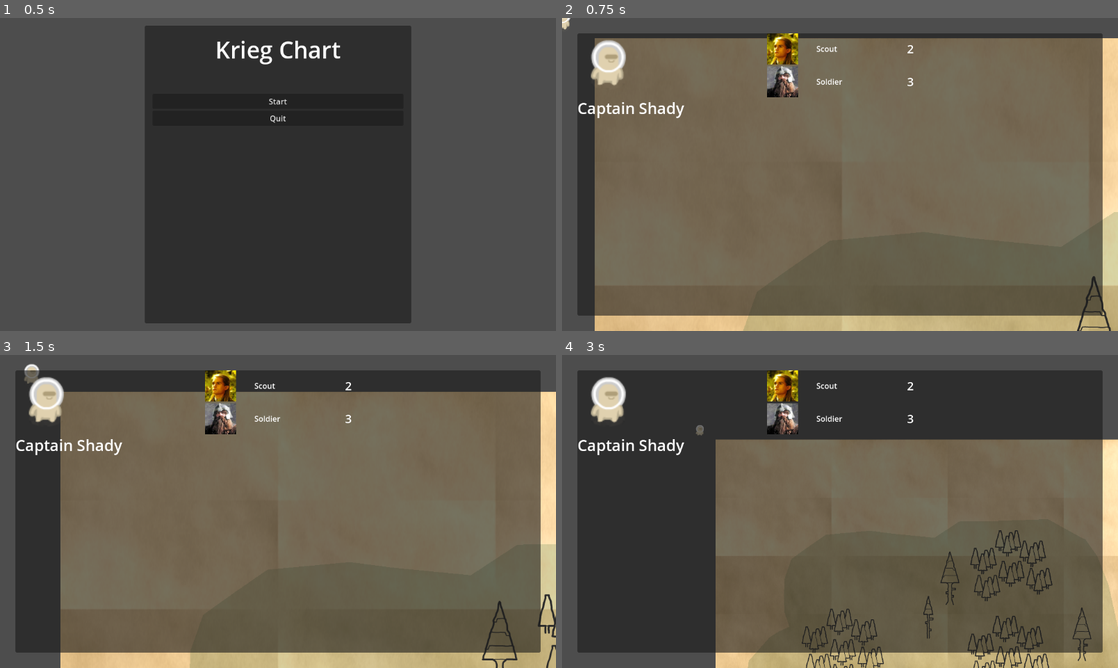
Above: before the commit, frames 1-4 (two rows, left to right).
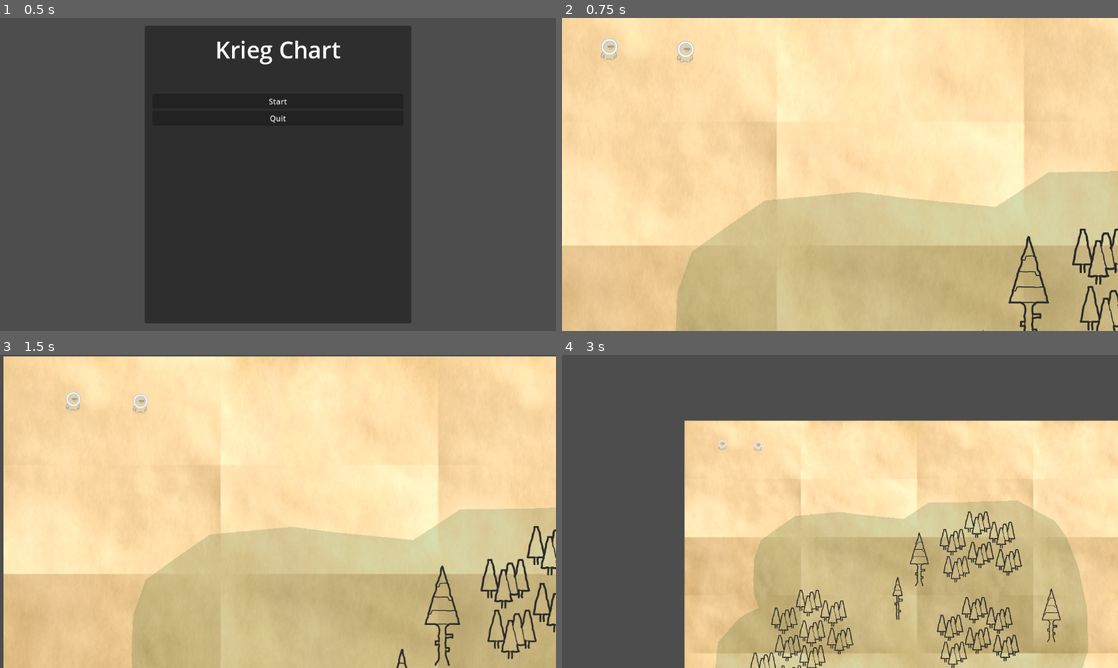
Above: after the commit, the same moments.

Repository: VAIVS/SD.Godot.ChartKrieg
Game: Godot game, scene res://UI/StartMenu/start_menu.tscn
Same seed, same stepped clock (60 frames per second), same inputs: the game is played once before the commit and once after it.
Inputs (mouse positions are in pixels of both pictures, inside the frame that each line leads up to):
- Up to frame 1 (0.5 s): no input
- Up to frame 2 (0.75 s): click "Start" at 0.5 s
- Up to frame 3 (1.5 s): tap Enter at 1.25 s; move the mouse to (400, 495) at 1.27 s; hold Right (ui_right) from 1.28 s (still down); hold Mouse wheel up (zoom_in) from 1.28 s (still down); click (400, 495) at 1.42 s
- Up to frame 4 (3 s): move the mouse to (728, 527) at 2.02 s; release Right (ui_right) at 2.03 s; release Mouse wheel up (zoom_in) at 2.03 s; hold Down (ui_down) 2.03-2.78 s; tap Mouse wheel down (zoom_out) at 2.1 s; click (728, 527) at 2.17 s; move the mouse to (895, 442) at 2.77 s; hold Right (ui_right) from 2.78 s (still down); hold Mouse wheel up (zoom_in) from 2.78 s (still down); click (895, 442) at 2.92 s

Frame 1 is identical in both runs. In frame 2, 94% of the frame differs, in the area x 0-100%, y 0-100%; in frame 3, 93%; in frame 4, 88%.

Commit message:
Add a simple start menu. Add army selection highlight. Add mouse army selection. Selected armies can be moved on the map by selecting the target position with the mouse.

Diff:
--- /dev/null
+++ b/Components/Map/MovementMarker/MovementMarker.gd
@@ -0,0 +1,6 @@
+extends Node2D
+class_name MovementMarker
+
+func _on_area_2d_body_entered(_body: Node2D) -> void:
+	# currently only the armies will only be able to collide with this map control
+	queue_free()
--- /dev/null
+++ b/Components/Map/MovementMarker/MovementMarker.tscn
@@ -0,0 +1,66 @@
+[gd_scene load_steps=7 format=3 uid="uid://cl8tcx012hwn6"]
+
+[ext_resource type="Script" path="res://Components/Map/MovementMarker/MovementMarker.gd" id="1_tuofx"]
+[ext_resource type="Texture2D" uid="uid://c5jb1dd8ffh4i" path="res://Assets/Map/elements/navigation_s.png" id="1_y0p62"]
+
+[sub_resource type="CircleShape2D" id="CircleShape2D_0vww3"]
+
+[sub_resource type="Animation" id="Animation_34v6d"]
+length = 0.001
+tracks/0/type = "value"
+tracks/0/imported = false
+tracks/0/enabled = true
+tracks/0/path = NodePath("Sprite2D:position")
+tracks/0/interp = 1
+tracks/0/loop_wrap = true
+tracks/0/keys = {
+"times": PackedFloat32Array(0),
+"transitions": PackedFloat32Array(1),
+"update": 0,
+"values": [Vector2(0, 0)]
+}
+
+[sub_resource type="Animation" id="Animation_l7ve3"]
+resource_name = "default"
+loop_mode = 1
+tracks/0/type = "value"
+tracks/0/imported = false
+tracks/0/enabled = true
+tracks/0/path = NodePath("Sprite2D:position")
+tracks/0/interp = 2
+tracks/0/loop_wrap = true
+tracks/0/keys = {
+"times": PackedFloat32Array(0, 0.5),
+"transitions": PackedFloat32Array(1, 1),
+"update": 0,
+"values": [Vector2(0, -22), Vector2(0, -70)]
+}
+
+[sub_resource type="AnimationLibrary" id="AnimationLibrary_6po03"]
+_data = {
+"RESET": SubResource("Animation_34v6d"),
+"default": SubResource("Animation_l7ve3")
+}
+
+[node name="MovementMarker" type="Node2D"]
+script = ExtResource("1_tuofx")
+
+[node name="Sprite2D" type="Sprite2D" parent="."]
+scale = Vector2(2, 2)
+texture = ExtResource("1_y0p62")
+
+[node name="Area2D" type="Area2D" parent="Sprite2D"]
+scale = Vector2(0.5, 0.5)
+collision_layer = 2
+
+[node name="CollisionShape2D" type="CollisionShape2D" parent="Sprite2D/Area2D"]
+position = Vector2(0, 13)
+shape = SubResource("CircleShape2D_0vww3")
+
+[node name="AnimationPlayer" type="AnimationPlayer" parent="."]
+libraries = {
+"": SubResource("AnimationLibrary_6po03")
+}
+autoplay = "default"
+
+[connection signal="body_entered" from="Sprite2D/Area2D" to="." method="_on_area_2d_body_entered"]
--- /dev/null
+++ b/Components/Map/SelectedArmyMarker/selected_army_marker.tscn
@@ -0,0 +1,139 @@
+[gd_scene load_steps=5 format=3 uid="uid://in8ejjeiyfls"]
+
+[ext_resource type="Texture2D" uid="uid://duhiqllogwit3" path="res://Assets/Map/elements/pointer_i.png" id="2_4xwex"]
+
+[sub_resource type="Animation" id="Animation_70u1y"]
+resource_name = "default"
+loop_mode = 1
+tracks/0/type = "value"
+tracks/0/imported = false
+tracks/0/enabled = true
+tracks/0/path = NodePath("Tl:position")
+tracks/0/interp = 2
+tracks/0/loop_wrap = true
+tracks/0/keys = {
+"times": PackedFloat32Array(0, 0.5),
+"transitions": PackedFloat32Array(1, 1),
+"update": 0,
+"values": [Vector2(-32, -32), Vector2(-40, -40)]
+}
+tracks/1/type = "value"
+tracks/1/imported = false
+tracks/1/enabled = true
+tracks/1/path = NodePath("TR:position")
+tracks/1/interp = 2
+tracks/1/loop_wrap = true
+tracks/1/keys = {
+"times": PackedFloat32Array(0, 0.5),
+"transitions": PackedFloat32Array(1, 1),
+"update": 0,
+"values": [Vector2(32, -32), Vector2(40, -40)]
+}
+tracks/2/type = "value"
+tracks/2/imported = false
+tracks/2/enabled = true
+tracks/2/path = NodePath("BR:position")
+tracks/2/interp = 2
+tracks/2/loop_wrap = true
+tracks/2/keys = {
+"times": PackedFloat32Array(0, 0.5),
+"transitions": PackedFloat32Array(1, 1),
+"update": 0,
+"values": [Vector2(32, 32), Vector2(40, 40)]
+}
+tracks/3/type = "value"
+tracks/3/imported = false
+tracks/3/enabled = true
+tracks/3/path = NodePath("BL:position")
+tracks/3/interp = 2
+tracks/3/loop_wrap = true
+tracks/3/keys = {
+"times": PackedFloat32Array(0, 0.5),
+"transitions": PackedFloat32Array(1, 1),
+"update": 0,
+"values": [Vector2(-32, 32), Vector2(-40, 40)]
+}
+
+[sub_resource type="Animation" id="Animation_a8h63"]
+length = 0.001
+tracks/0/type = "value"
+tracks/0/imported = false
+tracks/0/enabled = true
+tracks/0/path = NodePath("Tl:position")
+tracks/0/interp = 1
+tracks/0/loop_wrap = true
+tracks/0/keys = {
+"times": PackedFloat32Array(0),
+"transitions": PackedFloat32Array(1),
+"update": 0,
+"values": [Vector2(-32, -32)]
+}
+tracks/1/type = "value"
+tracks/1/imported = false
+tracks/1/enabled = true
+tracks/1/path = NodePath("TR:position")
+tracks/1/interp = 1
+tracks/1/loop_wrap = true
+tracks/1/keys = {
+"times": PackedFloat32Array(0),
+"transitions": PackedFloat32Array(1),
+"update": 0,
+"values": [Vector2(32, -32)]
+}
+tracks/2/type = "value"
+tracks/2/imported = false
+tracks/2/enabled = true
+tracks/2/path = NodePath("BR:position")
+tracks/2/interp = 1
+tracks/2/loop_wrap = true
+tracks/2/keys = {
+"times": PackedFloat32Array(0),
+"transitions": PackedFloat32Array(1),
+"update": 0,
+"values": [Vector2(32, 32)]
+}
+tracks/3/type = "value"
+tracks/3/imported = false
+tracks/3/enabled = true
+tracks/3/path = NodePath("BL:position")
+tracks/3/interp = 1
+tracks/3/loop_wrap = true
+tracks/3/keys = {
+"times": PackedFloat32Array(0),
+"transitions": PackedFloat32Array(1),
+"update": 0,
+"values": [Vector2(-32, 32)]
+}
+
+[sub_resource type="AnimationLibrary" id="AnimationLibrary_5jlg1"]
+_data = {
+"RESET": SubResource("Animation_a8h63"),
+"default": SubResource("Animation_70u1y")
+}
+
+[node name="SelectedArmyMarker" type="Node2D"]
+
+[node name="Tl" type="Sprite2D" parent="."]
+position = Vector2(-32, -32)
+texture = ExtResource("2_4xwex")
+
+[node name="TR" type="Sprite2D" parent="."]
+position = Vector2(32, -32)
+rotation = 1.5708
+texture = ExtResource("2_4xwex")
+
+[node name="BR" type="Sprite2D" parent="."]
+position = Vector2(32, 32)
+rotation = 3.14159
+texture = ExtResource("2_4xwex")
+
+[node name="BL" type="Sprite2D" parent="."]
+position = Vector2(-32, 32)
+rotation = -1.5708
+texture = ExtResource("2_4xwex")
+
+[node name="AnimationPlayer" type="AnimationPlayer" parent="."]
+libraries = {
+"": SubResource("AnimationLibrary_5jlg1")
+}
+autoplay = "default"
--- a/Components/Map/WorldMap/TerrainGenerator.gd
+++ b/Components/Map/WorldMap/TerrainGenerator.gd
@@ -15,13 +15,13 @@
 	for w in MAP_SIZE_WIDHT:
 		for h in MAP_SIZE_HEIGHT:
 			instantiate_map_tile(Vector2(w*MAP_TILE_SIZE,h*MAP_TILE_SIZE))
-			print("Set for H: %s  W: %s" % [w,h])
+			#print("Set for H: %s  W: %s" % [w,h])
 
-	print("Finish Map Terrain")
+	#print("Finish Map Terrain")
 	get_parent().start_baking()
 
 func instantiate_map_tile(pos:Vector2) -> void:
-	print(pos)
+	#print(pos)
 	var instance := terrain_presets.pick_random().instantiate() as Node2D
 	add_child(instance)
 	instance.position = pos
--- a/Components/Map/WorldMap/world_map.gd
+++ b/Components/Map/WorldMap/world_map.gd
@@ -13,6 +13,10 @@
 @export var map_tile_size := 2048
 
 signal world_map_ready
+
+# Explicetly used for a single touch.
+# Touches which last multiple seconds still need to be implemented and defined.
+signal sig_point_touched(pos: Vector2)
 
 func _ready():
 	parent_node = self
@@ -42,3 +46,10 @@
 	NavigationServer2D.region_set_navigation_polygon(parent_node.get_region_rid(), navigation_mesh)
 	parent_node.navigation_polygon = navigation_mesh
 	world_map_ready.emit()
+
+
+
+func _on_map_outline_input_event(_viewport: Node, event: InputEvent, _shape_idx: int) -> void:
+	if event is InputEventScreenTouch:
+		if event.pressed == false:
+			sig_point_touched.emit(event.position)
--- a/Components/Map/WorldMap/world_map.tscn
+++ b/Components/Map/WorldMap/world_map.tscn
@@ -19,3 +19,5 @@
 terrain_presets = Array[PackedScene]([ExtResource("3_u7aun"), ExtResource("4_j4045")])
 
 [node name="NavigationRegion2D" type="NavigationRegion2D" parent="Terrain"]
+
+[connection signal="input_event" from="MapOutline" to="." method="_on_map_outline_input_event"]
--- a/Components/Test/test_player.gd
+++ b/Components/Test/test_player.gd
@@ -1,11 +1,16 @@
 extends CharacterBody2D
+class_name TestPlayer
 
-class_name TestPlayer
+signal sig_army_selected(army: TestPlayer)
+signal sig_army_deselected(army: TestPlayer)
 
 @export var speed = 50
 var nav_agent: NavigationAgent2D
 @export var target_node: Node2D = null
 @export var can_mountain: bool = false
+
+@onready var selected_army_marker: Node2D = $SelectedArmyMarker
+
 
 func _ready():
 	nav_agent = $Navigation/NavigationAgent2D
@@ -23,3 +28,21 @@
 func start_navigation():
 	if target_node:
 		nav_agent.target_position = target_node.global_position
+
+
+func _on_input_event(_viewport: Node, event: InputEvent, _shape_idx: int) -> void:
+	if event is InputEventScreenTouch:
+		if event.pressed == false:
+			get_viewport().set_input_as_handled()
+			toggle_selected()
+
+# Wont emit a signal
+func reset_selected_ui() -> void:
+	selected_army_marker.visible = false
+
+func toggle_selected() -> void:
+	selected_army_marker.visible = not selected_army_marker.visible
+	if selected_army_marker.visible:
+		sig_army_selected.emit(self)
+	else:
+		sig_army_deselected.emit(self)
--- a/Components/Test/test_player.tscn
+++ b/Components/Test/test_player.tscn
@@ -1,14 +1,15 @@
-[gd_scene load_steps=4 format=3 uid="uid://gjipc6fyqt0p"]
+[gd_scene load_steps=5 format=3 uid="uid://gjipc6fyqt0p"]
 
 [ext_resource type="Texture2D" uid="uid://btfcltcyxju5d" path="res://Assets/Test/test_character.png" id="1_44w43"]
 [ext_resource type="Script" path="res://Components/Test/test_player.gd" id="1_ivlxo"]
+[ext_resource type="PackedScene" uid="uid://in8ejjeiyfls" path="res://Components/Map/SelectedArmyMarker/selected_army_marker.tscn" id="3_50ek4"]
 
 [sub_resource type="CircleShape2D" id="CircleShape2D_vhppw"]
 radius = 24.0
 
 [node name="TestPlayer" type="CharacterBody2D"]
-collision_layer = 0
-collision_mask = 0
+collision_mask = 2
+input_pickable = true
 motion_mode = 1
 wall_min_slide_angle = 0.0
 script = ExtResource("1_ivlxo")
@@ -28,3 +29,8 @@
 [node name="RecalculateTimer" type="Timer" parent="Navigation"]
 wait_time = 0.1
 autostart = true
+
+[node name="SelectedArmyMarker" parent="." instance=ExtResource("3_50ek4")]
+visible = false
+
+[connection signal="input_event" from="." to="." method="_on_input_event"]
--- a/Scenes/salva/salva_test.gd
+++ b/Scenes/salva/salva_test.gd
@@ -1,10 +1,51 @@
 extends Node2D
 
+@onready var world_map: WorldMapLogic = $WorldMap
+@onready var armies: Node2D = $Armies
+
+var army_selection: Array[TestPlayer] = []
+var movement_marker_scene: PackedScene
+
 func _ready():
-	$WorldMap.world_map_ready.connect(_on_map_ready)
+	movement_marker_scene = preload("res://Components/Map/MovementMarker/MovementMarker.tscn")
+	world_map.world_map_ready.connect(_on_map_ready)
+
+
+func give_move_command(pos: Vector2) -> void:
+	var marker : MovementMarker = movement_marker_scene.instantiate() as MovementMarker
+	marker.global_position = pos
+	for army: TestPlayer in army_selection:
+		army.target_node = marker
+		# Consider have start_navigation trigger within the setter of target_node.
+		# Depends from navigation map baking.
+		army.start_navigation()
+		army.reset_selected_ui()
+	set_new_marker(marker)
+	army_selection.clear()
+
+
+# Todo Move the handling of map controls into the WorlMap
+func set_new_marker(marker: MovementMarker) -> void:
+	for item in world_map.get_children():
+		if item is MovementMarker:
+			item.queue_free()
+	world_map.add_child(marker)
+
+
 
 func _on_map_ready() -> void:
 	# Update the region with the updated navigation mesh.
 	for child in $Armies.get_children():
 		child.start_navigation()
 	pass
+
+func _on_world_map_sig_point_touched(pos: Vector2) -> void:
+	if army_selection.size() > 0:
+		give_move_command(pos)
+
+func _on_sig_army_deselected(army: TestPlayer) -> void:
+	army_selection.erase(army)
+
+func _on_sig_army_selected(army: TestPlayer) -> void:
+	if not army in army_selection:
+		army_selection.append(army)
--- a/Scenes/salva/salva_test.tscn
+++ b/Scenes/salva/salva_test.tscn
@@ -1,139 +1,37 @@
-[gd_scene load_steps=10 format=3 uid="uid://dyvte65a1ass5"]
+[gd_scene load_steps=6 format=3 uid="uid://dyvte65a1ass5"]
 
 [ext_resource type="PackedScene" uid="uid://driafb1iw3m77" path="res://Components/Test/test_camera.tscn" id="1_2uuqq"]
 [ext_resource type="Script" path="res://Scenes/salva/salva_test.gd" id="1_qs8e2"]
 [ext_resource type="PackedScene" uid="uid://vacta1kkdrr8" path="res://Components/Map/WorldMap/world_map.tscn" id="2_2ll5o"]
 [ext_resource type="PackedScene" uid="uid://gjipc6fyqt0p" path="res://Components/Test/test_player.tscn" id="3_f56qa"]
-[ext_resource type="Texture2D" uid="uid://btfcltcyxju5d" path="res://Assets/Test/test_character.png" id="5_k708f"]
-[ext_resource type="Texture2D" uid="uid://c0itvsvatndx2" path="res://Assets/Units/Scout.png" id="6_vjpha"]
-[ext_resource type="Texture2D" uid="uid://bsvdg851haky3" path="res://Assets/Units/Soldier.png" id="7_fpwxa"]
-
-[sub_resource type="LabelSettings" id="LabelSettings_8et4j"]
-font_size = 32
-
-[sub_resource type="LabelSettings" id="LabelSettings_majtp"]
-font_size = 24
+[ext_resource type="PackedScene" uid="uid://bjk64vjmrv2yj" path="res://UI/ArmyMenu/army_menu.tscn" id="5_tm571"]
 
 [node name="salva_test" type="Node2D"]
 script = ExtResource("1_qs8e2")
 
 [node name="test_camera" parent="." instance=ExtResource("1_2uuqq")]
-position = Vector2(576, 322)
+position = Vector2(643, 365)
 zoom = Vector2(1, 1)
 
 [node name="WorldMap" parent="." instance=ExtResource("2_2ll5o")]
-
-[node name="Sprite2D" type="Sprite2D" parent="."]
-position = Vector2(566, 484)
+position = Vector2(0, 0)
 
 [node name="Armies" type="Node2D" parent="."]
 
-[node name="TestPlayer" parent="Armies" node_paths=PackedStringArray("target_node") instance=ExtResource("3_f56qa")]
-target_node = NodePath("../../Sprite2D")
+[node name="TestPlayerPlain" parent="Armies" instance=ExtResource("3_f56qa")]
+position = Vector2(165, 108)
+
+[node name="TestPlayerMountain" parent="Armies" instance=ExtResource("3_f56qa")]
+position = Vector2(323, 113)
+can_mountain = true
 
 [node name="UI" type="CanvasLayer" parent="."]
 
-[node name="ArmyMenu" type="Control" parent="UI"]
-layout_mode = 3
-anchors_preset = 15
-anchor_right = 1.0
-anchor_bottom = 1.0
-grow_horizontal = 2
-grow_vertical = 2
+[node name="ArmyMenu" parent="UI" instance=ExtResource("5_tm571")]
+visible = false
 
-[node name="MarginContainer" type="MarginContainer" parent="UI/ArmyMenu"]
-layout_mode = 1
-anchors_preset = 15
-anchor_right = 1.0
-anchor_bottom = 1.0
-grow_horizontal = 2
-grow_vertical = 2
-theme_override_constants/margin_left = 32
-theme_override_constants/margin_top = 32
-theme_override_constants/margin_right = 32
-theme_override_constants/margin_bottom = 32
-
-[node name="Panel" type="Panel" parent="UI/ArmyMenu/MarginContainer"]
-layout_mode = 2
-
-[node name="VBoxContainer" type="VBoxContainer" parent="UI/ArmyMenu/MarginContainer/Panel"]
-layout_mode = 2
-offset_right = 222.0
-offset_bottom = 584.0
-grow_vertical = 2
-
-[node name="BoxContainer" type="BoxContainer" parent="UI/ArmyMenu/MarginContainer/Panel/VBoxContainer"]
-layout_mode = 2
-
-[node name="CaptainIcon" type="TextureRect" parent="UI/ArmyMenu/MarginContainer/Panel/VBoxContainer/BoxContainer"]
-custom_minimum_size = Vector2(128, 128)
-layout_mode = 2
-texture = ExtResource("5_k708f")
-
-[node name="LabelCaptainName" type="Label" parent="UI/ArmyMenu/MarginContainer/Panel/VBoxContainer"]
-layout_mode = 2
-text = "Captain Shady"
-label_settings = SubResource("LabelSettings_8et4j")
-
-[node name="VBoxContainer2" type="VBoxContainer" parent="UI/ArmyMenu/MarginContainer/Panel"]
-layout_mode = 1
-anchors_preset = 13
-anchor_left = 0.5
-anchor_right = 0.5
-anchor_bottom = 1.0
-offset_left = -151.5
-offset_right = 158.5
-grow_horizontal = 2
-grow_vertical = 2
-
-[node name="HBoxContainer" type="HBoxContainer" parent="UI/ArmyMenu/MarginContainer/Panel/VBoxContainer2"]
-layout_mode = 2
-
-[node name="UnitIcon" type="TextureRect" parent="UI/ArmyMenu/MarginContainer/Panel/VBoxContainer2/HBoxContainer"]
-layout_mode = 2
-texture = ExtResource("6_vjpha")
-
-[node name="Spacer" type="Control" parent="UI/ArmyMenu/MarginContainer/Panel/VBoxContainer2/HBoxContainer"]
-custom_minimum_size = Vector2(30, 0)
-layout_mode = 2
-
-[node name="LabelUnitName" type="Label" parent="UI/ArmyMenu/MarginContainer/Panel/VBoxContainer2/HBoxContainer"]
-custom_minimum_size = Vector2(150, 0)
-layout_mode = 2
-text = "Scout"
-
-[node name="Spacer2" type="Control" parent="UI/ArmyMenu/MarginContainer/Panel/VBoxContainer2/HBoxContainer"]
-custom_minimum_size = Vector2(30, 0)
-layout_mode = 2
-
-[node name="LabelAmount" type="Label" parent="UI/ArmyMenu/MarginContainer/Panel/VBoxContainer2/HBoxContainer"]
-custom_minimum_size = Vector2(20, 0)
-layout_mode = 2
-text = "2"
-label_settings = SubResource("LabelSettings_majtp")
-
-[node name="HBoxContainer2" type="HBoxContainer" parent="UI/ArmyMenu/MarginContainer/Panel/VBoxContainer2"]
-layout_mode = 2
-
-[node name="UnitIcon" type="TextureRect" parent="UI/ArmyMenu/MarginContainer/Panel/VBoxContainer2/HBoxContainer2"]
-layout_mode = 2
-texture = ExtResource("7_fpwxa")
-
-[node name="Spacer" type="Control" parent="UI/ArmyMenu/MarginContainer/Panel/VBoxContainer2/HBoxContainer2"]
-custom_minimum_size = Vector2(30, 0)
-layout_mode = 2
-
-[node name="LabelUnitName" type="Label" parent="UI/ArmyMenu/MarginContainer/Panel/VBoxContainer2/HBoxContainer2"]
-custom_minimum_size = Vector2(150, 0)
-layout_mode = 2
-text = "Soldier"
-
-[node name="Spacer2" type="Control" parent="UI/ArmyMenu/MarginContainer/Panel/VBoxContainer2/HBoxContainer2"]
-custom_minimum_size = Vector2(30, 0)
-layout_mode = 2
-
-[node name="LabelAmount" type="Label" parent="UI/ArmyMenu/MarginContainer/Panel/VBoxContainer2/HBoxContainer2"]
-custom_minimum_size = Vector2(20, 0)
-layout_mode = 2
-text = "3"
-label_settings = SubResource("LabelSettings_majtp")
+[connection signal="sig_point_touched" from="WorldMap" to="." method="_on_world_map_sig_point_touched"]
+[connection signal="sig_army_deselected" from="Armies/TestPlayerPlain" to="." method="_on_sig_army_deselected"]
+[connection signal="sig_army_selected" from="Armies/TestPlayerPlain" to="." method="_on_sig_army_selected"]
+[connection signal="sig_army_deselected" from="Armies/TestPlayerMountain" to="." method="_on_sig_army_deselected"]
+[connection signal="sig_army_selected" from="Armies/TestPlayerMountain" to="." method="_on_sig_army_selected"]
--- /dev/null
+++ b/UI/ArmyMenu/army_menu.tscn
@@ -0,0 +1,116 @@
+[gd_scene load_steps=6 format=3 uid="uid://bjk64vjmrv2yj"]
+
+[ext_resource type="Texture2D" uid="uid://btfcltcyxju5d" path="res://Assets/Test/test_character.png" id="1_w6ifk"]
+[ext_resource type="Texture2D" uid="uid://c0itvsvatndx2" path="res://Assets/Units/Scout.png" id="2_jje2w"]
+[ext_resource type="Texture2D" uid="uid://bsvdg851haky3" path="res://Assets/Units/Soldier.png" id="3_lukix"]
+
+[sub_resource type="LabelSettings" id="LabelSettings_8et4j"]
+font_size = 32
+
+[sub_resource type="LabelSettings" id="LabelSettings_majtp"]
+font_size = 24
+
+[node name="ArmyMenu" type="Control"]
+layout_mode = 3
+anchors_preset = 15
+anchor_right = 1.0
+anchor_bottom = 1.0
+grow_horizontal = 2
+grow_vertical = 2
+
+[node name="MarginContainer" type="MarginContainer" parent="."]
+layout_mode = 1
+anchors_preset = 15
+anchor_right = 1.0
+anchor_bottom = 1.0
+grow_horizontal = 2
+grow_vertical = 2
+theme_override_constants/margin_left = 32
+theme_override_constants/margin_top = 32
+theme_override_constants/margin_right = 32
+theme_override_constants/margin_bottom = 32
+
+[node name="Panel" type="Panel" parent="MarginContainer"]
+layout_mode = 2
+
+[node name="VBoxContainer" type="VBoxContainer" parent="MarginContainer/Panel"]
+layout_mode = 2
+offset_right = 222.0
+offset_bottom = 584.0
+grow_vertical = 2
+
+[node name="BoxContainer" type="BoxContainer" parent="MarginContainer/Panel/VBoxContainer"]
+layout_mode = 2
+
+[node name="CaptainIcon" type="TextureRect" parent="MarginContainer/Panel/VBoxContainer/BoxContainer"]
+custom_minimum_size = Vector2(128, 128)
+layout_mode = 2
+texture = ExtResource("1_w6ifk")
+
+[node name="LabelCaptainName" type="Label" parent="MarginContainer/Panel/VBoxContainer"]
+layout_mode = 2
+text = "Captain Shady"
+label_settings = SubResource("LabelSettings_8et4j")
+
+[node name="VBoxContainer2" type="VBoxContainer" parent="MarginContainer/Panel"]
+layout_mode = 1
+anchors_preset = 13
+anchor_left = 0.5
+anchor_right = 0.5
+anchor_bottom = 1.0
+offset_left = -151.5
+offset_right = 158.5
+grow_horizontal = 2
+grow_vertical = 2
+
+[node name="HBoxContainer" type="HBoxContainer" parent="MarginContainer/Panel/VBoxContainer2"]
+layout_mode = 2
+
+[node name="UnitIcon" type="TextureRect" parent="MarginContainer/Panel/VBoxContainer2/HBoxContainer"]
+layout_mode = 2
+texture = ExtResource("2_jje2w")
+
+[node name="Spacer" type="Control" parent="MarginContainer/Panel/VBoxContainer2/HBoxContainer"]
+custom_minimum_size = Vector2(30, 0)
+layout_mode = 2
+
+[node name="LabelUnitName" type="Label" parent="MarginContainer/Panel/VBoxContainer2/HBoxContainer"]
+custom_minimum_size = Vector2(150, 0)
+layout_mode = 2
+text = "Scout"
+
+[node name="Spacer2" type="Control" parent="MarginContainer/Panel/VBoxContainer2/HBoxContainer"]
+custom_minimum_size = Vector2(30, 0)
+layout_mode = 2
+
+[node name="LabelAmount" type="Label" parent="MarginContainer/Panel/VBoxContainer2/HBoxContainer"]
+custom_minimum_size = Vector2(20, 0)
+layout_mode = 2
+text = "2"
+label_settings = SubResource("LabelSettings_majtp")
+
+[node name="HBoxContainer2" type="HBoxContainer" parent="MarginContainer/Panel/VBoxContainer2"]
+layout_mode = 2
+
+[node name="UnitIcon" type="TextureRect" parent="MarginContainer/Panel/VBoxContainer2/HBoxContainer2"]
+layout_mode = 2
+texture = ExtResource("3_lukix")
+
+[node name="Spacer" type="Control" parent="MarginContainer/Panel/VBoxContainer2/HBoxContainer2"]
+custom_minimum_size = Vector2(30, 0)
+layout_mode = 2
+
+[node name="LabelUnitName" type="Label" parent="MarginContainer/Panel/VBoxContainer2/HBoxContainer2"]
+custom_minimum_size = Vector2(150, 0)
+layout_mode = 2
+text = "Soldier"
+
+[node name="Spacer2" type="Control" parent="MarginContainer/Panel/VBoxContainer2/HBoxContainer2"]
+custom_minimum_size = Vector2(30, 0)
+layout_mode = 2
+
+[node name="LabelAmount" type="Label" parent="MarginContainer/Panel/VBoxContainer2/HBoxContainer2"]
+custom_minimum_size = Vector2(20, 0)
+layout_mode = 2
+text = "3"
+label_settings = SubResource("LabelSettings_majtp")
--- a/project.godot
+++ b/project.godot
@@ -34,9 +34,15 @@
 ]
 }
 
+[input_devices]
+
+pointing/emulate_touch_from_mouse=true
+
 [layer_names]
 
+2d_physics/layer_1="armies"
 2d_navigation/layer_1="Plain"
+2d_physics/layer_2="map_controls"
 2d_navigation/layer_2="Mountain"
 2d_navigation/layer_3="Swamp"
 2d_navigation/layer_4="Forest"
Binary file added: Assets/Map/elements/navigation_s.png
Not shown, added: Assets/Map/elements/navigation_s.png.import
Binary file added: Assets/Map/elements/pointer_i.png
Not shown, added: Assets/Map/elements/pointer_i.png.import
Not shown: 1 places in UI/StartMenu/start_menu.tscn that only renumber resources
